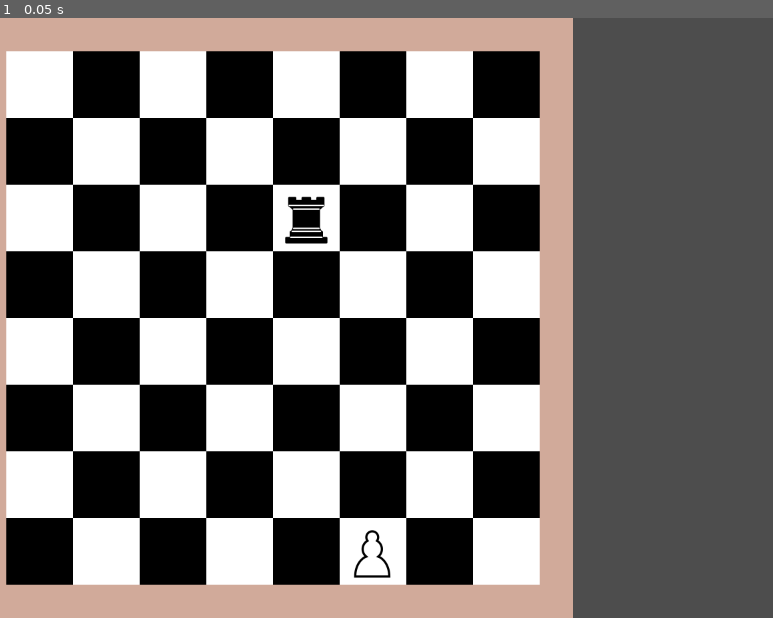
Above: before the commit, frame 1.
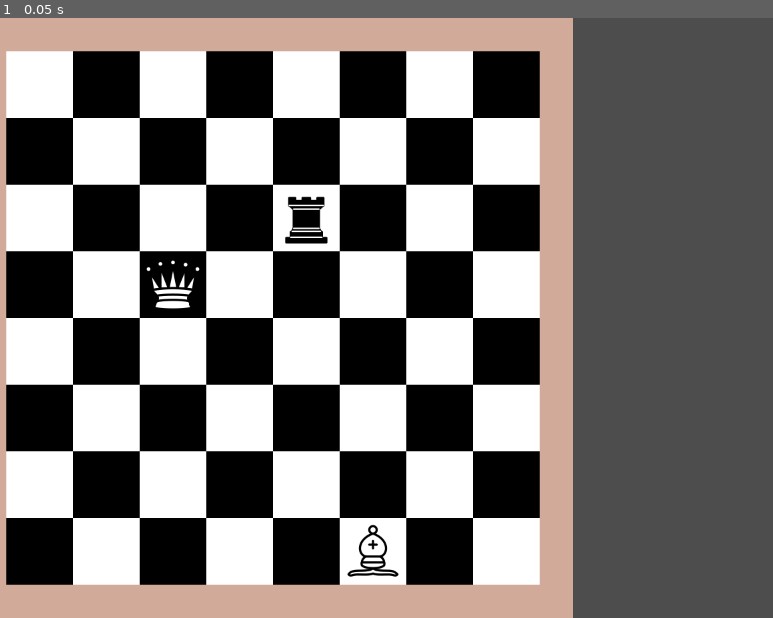
Above: after the commit, the same moment.

Repository: Hunter-1/Godot-Chess
Game: Godot game, scene res://game.tscn
The game is run twice, just before and just after one commit, with the same random seed, the same clock (stepped at 60 frames per second) and the same inputs.
Inputs:
- Up to frame 1 (0.05 s): no input

The runs differ from the first frame. In frame 1, 0.4% of the frame differs, in the area x 18-52%, y 40-94%.

Commit message:
Basic Movement
Movement for the Rook, Bishop, and Queen have been created

Diff:
--- a/board.gd
+++ b/board.gd
@@ -21,8 +21,9 @@
 			square.connect("square_clicked", self._on_square_clicked)
 
 		Squares.append(row)
-	add_piece(create_piece(5,0),7,5)
+	add_piece(create_piece(2,0),7,5)
 	add_piece(create_piece(4,1),2,5)
+	add_piece(create_piece(1,0),3,2)
 	move_piece(2,5,2,4)
 
 
@@ -30,6 +31,9 @@
 func move_piece(oldRow: int, oldCol: int, newRow: int, newCol: int):
 	add_piece(remove_piece(oldRow,oldCol),newRow, newCol)
 	print("Piece Moves from ",oldRow,oldCol," to ",newRow,newCol)
+
+func get_piece(row: int, col: int):
+	return Squares[row][col].get_piece()
 
 func remove_piece(row: int, col: int):
 	return Squares[row][col].remove_piece()
@@ -47,19 +51,50 @@
 	picked_up_boardPosition = boardPosition
 	picked_up_piece = piece
 	get_tree().call_group("squares", "set_is_second_pick",true)
+	var type = piece.get_pieceType()
+	_check_movement_squares(boardPosition,type)
 
 func _on_square_clicked(newBoardPosition: Vector2i, newPiece):
-	picked_up_piece.set_is_picked_up(false)
 	move_piece(
 	picked_up_boardPosition.y,
 	picked_up_boardPosition.x,
 	newBoardPosition.y,
 	newBoardPosition.x)
+	picked_up_piece.set_is_picked_up(false)
 	is_piece_picked_up = false
 	picked_up_boardPosition = Vector2i.ZERO
 	get_tree().call_group("squares", "set_is_second_pick",false)
+	get_tree().call_group("squares", "set_is_pickable",false)
 
+func _check_movement_squares(boardPosition: Vector2i, type: int):
+	match type:
+		0: #King
+			pass
+		1: #Queen
+			_check_straight_squares(boardPosition)
+			_check_diagonal_squares(boardPosition)
+		2: #Bishop
+			_check_diagonal_squares(boardPosition)
+		3: #Knight
+			pass
+		4: #Rook
+			_check_straight_squares(boardPosition)
+		5: #Pawn
+			pass
 
-# Called every frame. 'delta' is the elapsed time since the previous frame.
-func _process(delta):
-	pass
+func _check_straight_squares(boardPosition: Vector2i):
+	for i in range(size):
+		var square = Squares[i][boardPosition.x]
+		if square.get_boardPosition() != boardPosition && square.get_piece() == null:
+			square.set_is_pickable(true)
+		square = Squares[boardPosition.y][i]
+		if square.get_boardPosition() != boardPosition && square.get_piece() == null:
+			square.set_is_pickable(true)
+
+func _check_diagonal_squares(boardPosition: Vector2i):
+	for i in range(size):
+		for j in range(size):
+			var square = Squares[i][j]
+			var difference = square.get_boardPosition() - boardPosition
+			if abs(difference.x) == abs(difference.y) && square.get_boardPosition() != boardPosition && square.get_piece() == null:
+				square.set_is_pickable(true)
--- a/piece.gd
+++ b/piece.gd
@@ -40,3 +40,9 @@
 
 func get_is_picked_up():
 	return is_picked_up
+
+func get_pieceType():
+	return pieceType
+
+func get_pieceColor():
+	return pieceColor
--- a/square.gd
+++ b/square.gd
@@ -14,6 +14,7 @@
 var white_color = Color(1,1,1)
 var black_color = Color(0,0,0)
 
+var is_pickable: bool = false
 var is_second_pick: bool = false
 
 func initialize(row: int, col: int):
@@ -34,6 +35,9 @@
 func _get_squarePosition():
 	return Vector2(offsetCol + boardPosition.x * width, offsetRow + boardPosition.y * width)
 
+func get_piece():
+	return piece
+
 func set_piece(newPiece):
 	add_child(newPiece)
 	self.piece = newPiece
@@ -46,6 +50,10 @@
 
 func set_is_second_pick(boolean: bool):
 	is_second_pick = boolean
+
+func set_is_pickable(boolean: bool):
+	is_pickable = boolean
+	$Selection_Square.visible = is_pickable
 
 # Called every frame. 'delta' is the elapsed time since the previous frame.
 func _process(delta):
@@ -60,5 +68,5 @@
 			else:
 				print(boardPosition)
 		else:
-			if piece == null:
+			if (piece == null && is_pickable):
 				emit_signal("square_clicked",boardPosition,piece)
--- a/square.tscn
+++ b/square.tscn
@@ -11,6 +11,11 @@
 [node name="Polygon2D" type="Polygon2D" parent="."]
 polygon = PackedVector2Array(0, 0, 100, 0, 100, 100, 0, 100)
 
+[node name="Selection_Square" type="Polygon2D" parent="."]
+visible = false
+color = Color(1, 0.211765, 1, 0.337255)
+polygon = PackedVector2Array(0, 0, 100, 0, 99.8539, 14.3186, 100, 100, 0, 100)
+
 [node name="CollisionShape2D" type="CollisionShape2D" parent="."]
 visible = false
 position = Vector2(50, 50)
